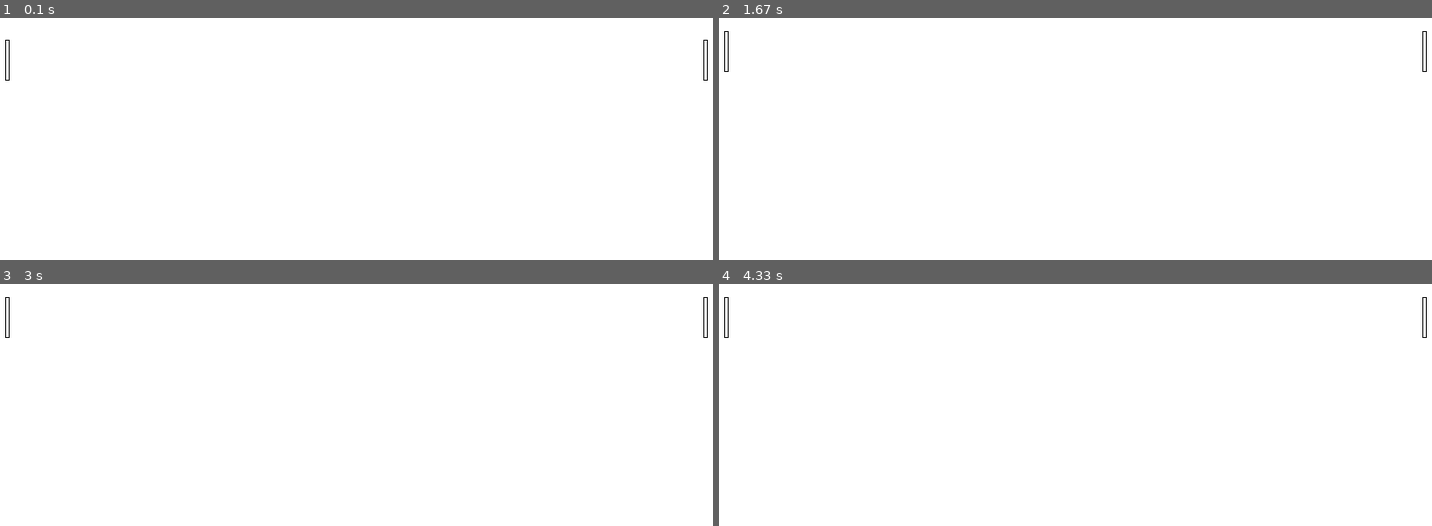
Above: before the commit, frames 1-4 (two rows, left to right).
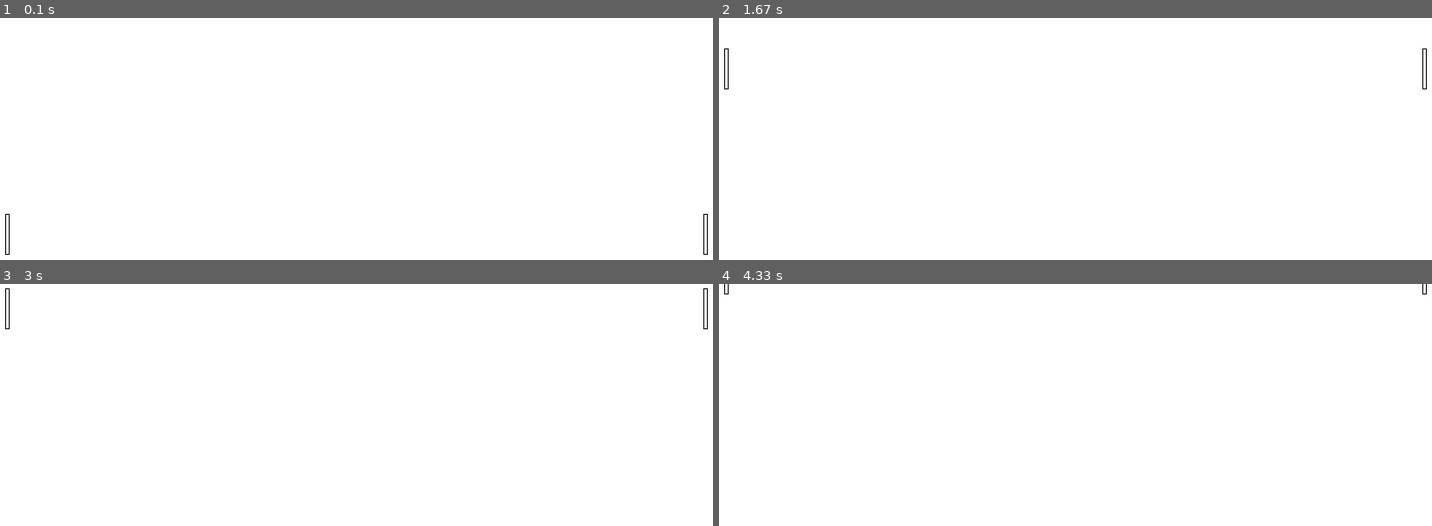
Above: after the commit, the same moments.

Repository: williamschen23/APCSA-pygame-project
Game: pygame game, started from main.py
Same seed, same stepped clock (60 frames per second), same inputs: the game is played once before the commit and once after it.
Inputs:
- Up to frame 1 (0.1 s): no input
- Up to frame 2 (1.67 s): hold W 0.33-0.8 s; hold Up 0.33-0.8 s; hold Up 0.83-1.3 s; hold W 0.83-1.3 s; hold Down 1.33-1.63 s; hold S 1.33-1.63 s
- Up to frame 3 (3 s): hold Up 1.67-2.03 s; hold W 1.67-2.03 s; hold Down 2.07-2.43 s; hold S 2.07-2.43 s; hold Up 2.47-2.77 s; hold W 2.47-2.77 s; hold Down from 2.8 s (still down); hold S from 2.8 s (still down)
- Up to frame 4 (4.33 s): release Down at 3.1 s; release S at 3.1 s; hold Up 3.13-3.5 s; hold W 3.13-3.5 s; hold Down 3.53-3.9 s; hold S 3.53-3.9 s; hold Up 3.93-4.23 s; hold W 3.93-4.23 s; hold Down from 4.27 s (still down); hold S from 4.27 s (still down)

The runs differ from the first frame. In frame 1, 0.2% of the frame differs, in the area x 0-100%, y 8-98%; in frame 2, less than 0.1%; in frame 3, less than 0.1%; in frame 4, 0.1%.

Commit message:
Worked on improved movement TODO Graphics

Diff:
--- a/main.py
+++ b/main.py
@@ -1,16 +1,21 @@
 import pygame
-
-size = WIDTH, HEIGHT = 900, 500
+from math import floor, ceil
+size = W, H = 900, 500
 WINDOW = pygame.display.set_mode(size)
 pygame.display.set_caption("Tutorial")
 FPS = 60
 pygame.init()
 clock = pygame.time.Clock()
-image = pygame.image.load("paddle.png")
+image = pygame.image.load("paddle.png").convert_alpha()
 rect = image.get_rect()
 rect2 = image.get_rect()
-rect2.x = WIDTH - 100
+rect2.x = W - 100
+rect.y = H/2 - rect.h/2
+rect2.y = H/2 - rect2.h/2
 print(rect, rect2)
+print(rect.top, rect.bottom, rect.midtop, rect.midbottom, rect.midleft, rect.midright)
+#TODO GRAPHICS
+
 
 def draw():
     WINDOW.blit(image, rect)
@@ -21,6 +26,8 @@
 
 def main():
     run = True
+    speed = 0
+    speed2 = 0
     while run:
         clock.tick(FPS)
         for event in pygame.event.get():
@@ -33,15 +40,27 @@
                     WINDOW.fill("blue")
                 if event.key == pygame.K_r:
                     WINDOW.fill("red")
-                if event.key == pygame.K_w:
-                    rect.y -= 10
-                if event.key == pygame.K_s:
-                    rect.y += 10
-                if event.key == pygame.K_UP:
-                    rect2.y -= 10
-                if event.key == pygame.K_DOWN:
-                    rect2.y += 10
 
+        keys = pygame.key.get_pressed()
+        if keys[pygame.K_w] and keys[pygame.K_s]:
+            speed = 0
+        elif keys[pygame.K_w]:
+            speed = 1
+        elif keys[pygame.K_s]:
+            speed = -1
+        else:
+            speed = 0
+        if keys[pygame.K_UP] and keys[pygame.K_DOWN]:
+            speed2 = 0
+        elif keys[pygame.K_UP]:
+            speed2 = 1
+        elif keys[pygame.K_DOWN]:
+            speed2 = -1
+        else:
+            speed2 = 0
+
+        rect.y += -speed * 5
+        rect2.y += -speed2 * 5
         draw()
     pygame.quit()
 
